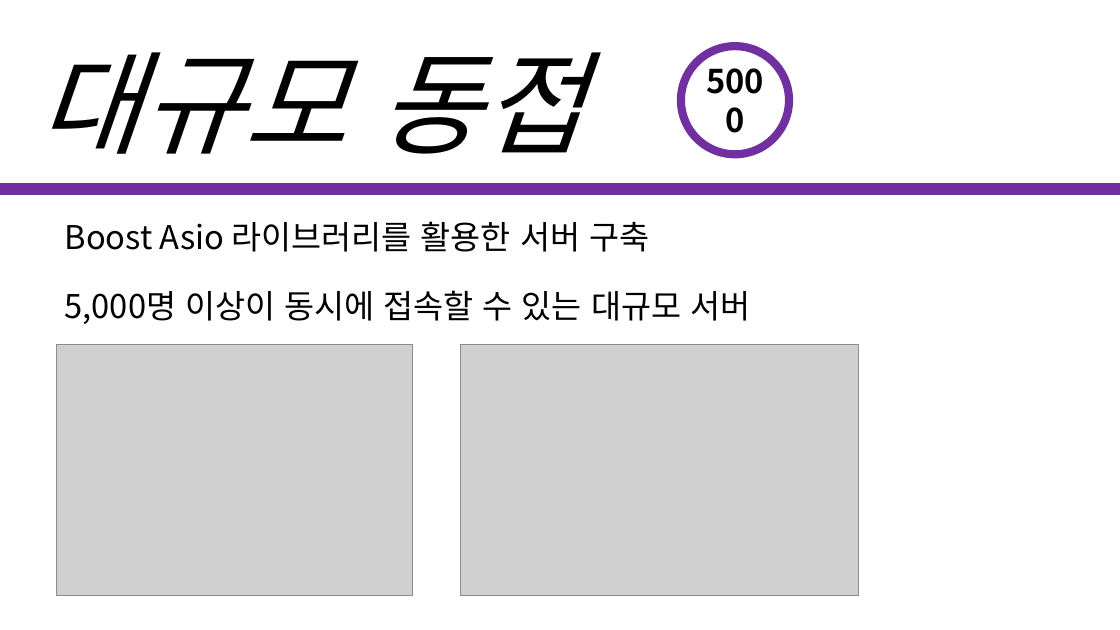
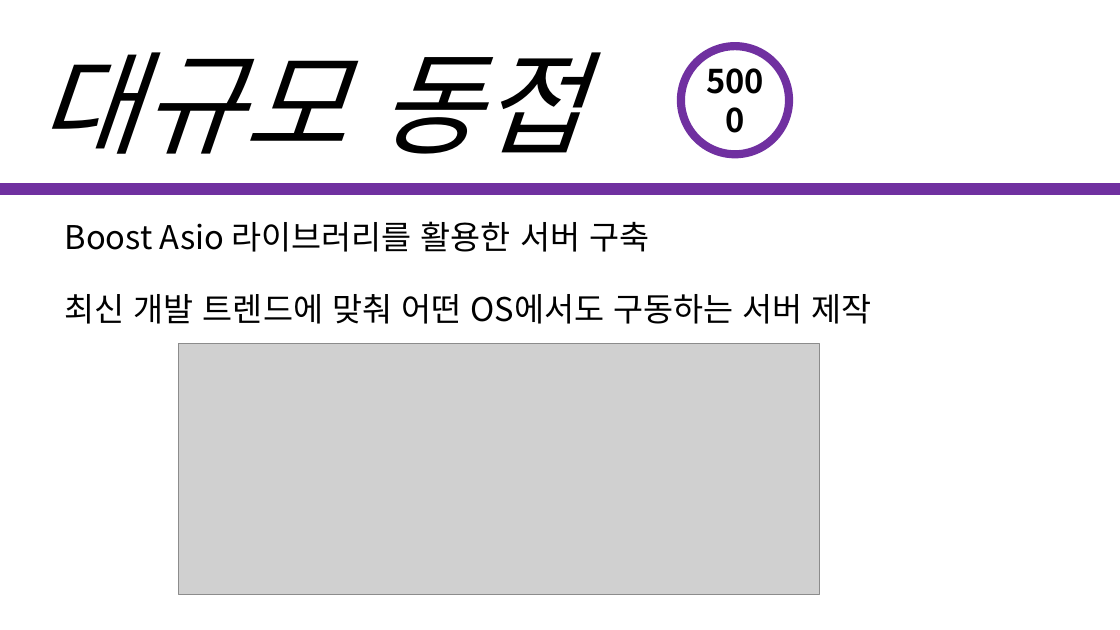
Before and after one commit to korleinster/gamebusdriver, a slide deck: slide 8 of documents/노루막이_김형준_신창섭_홍승필_허지훈.pptx. Drawn at 1120x630 pixels with LibreOffice and Linux fonts; fonts in the diff are those of the drawing; grey boxes stand for pictures; background and template pictures are left out. Boxes give left, top, right and bottom in pixels: in the first picture for what was removed or moved away, otherwise in the second. Text is boxed around its words. In the diff, an @@ line names an element or a change of style, - is before the commit and + after.

```diff
--- a/documents/노루막이_김형준_신창섭_홍승필_허지훈.pptx
+++ b/documents/노루막이_김형준_신창섭_홍승필_허지훈.pptx
@@ text removed at box(65, 290, 750, 324) @@
-5,000명 이상이 동시에 접속할 수 있는 대규모 서버
@@ text added at box(65, 294, 872, 324), 28 pt, text #000000 @@
+최신 개발 트렌드에 맞춰 어떤 OS에서도 구동하는 서버 제작
@@ picture removed at box(56, 344, 412, 596) @@
@@ picture: place and size @@
-picture at box(460, 344, 859, 596)
+picture at box(178, 344, 820, 594)
```
Also in this commit, not shown: 3 other slides changed, 1 slide added.
